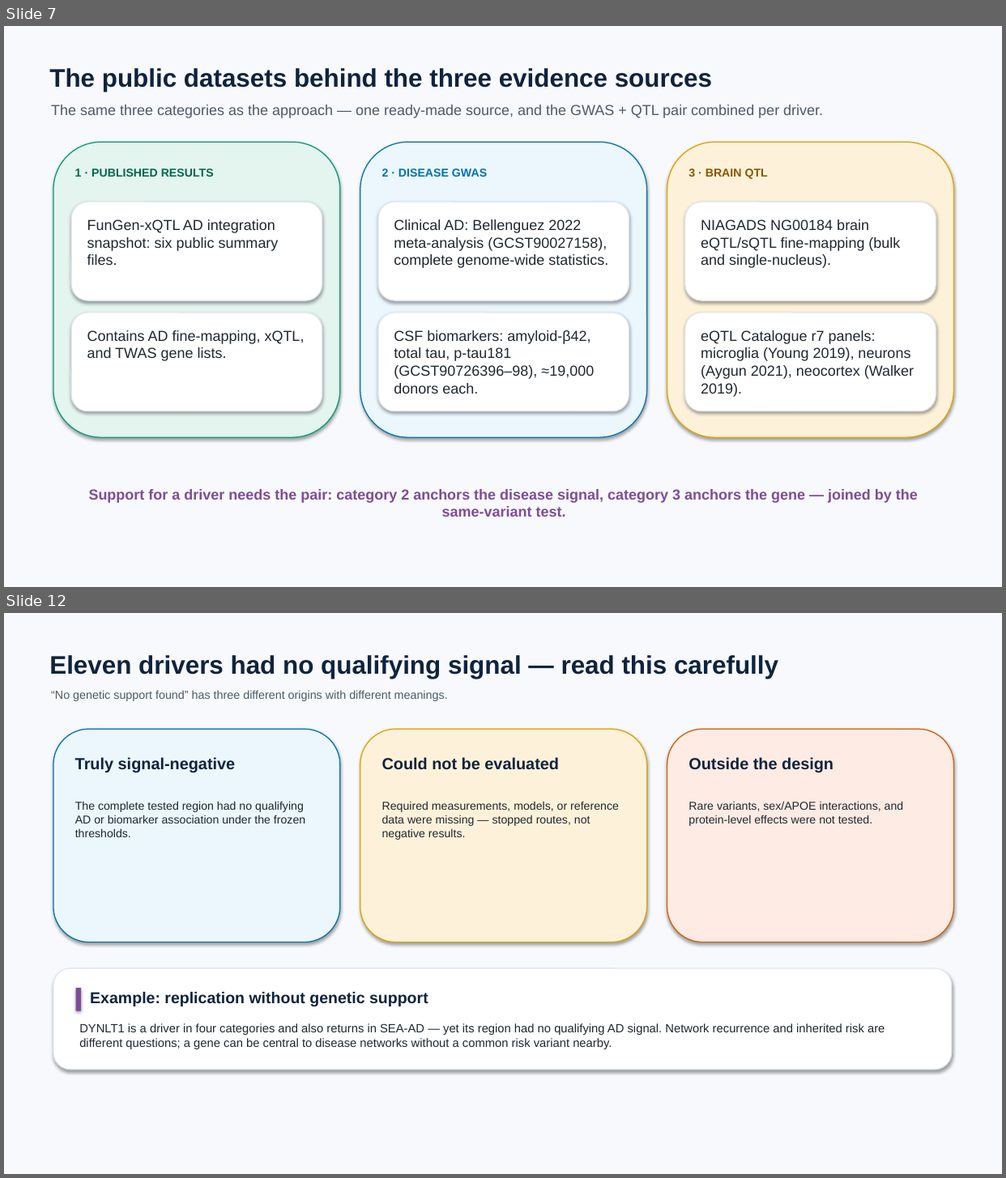
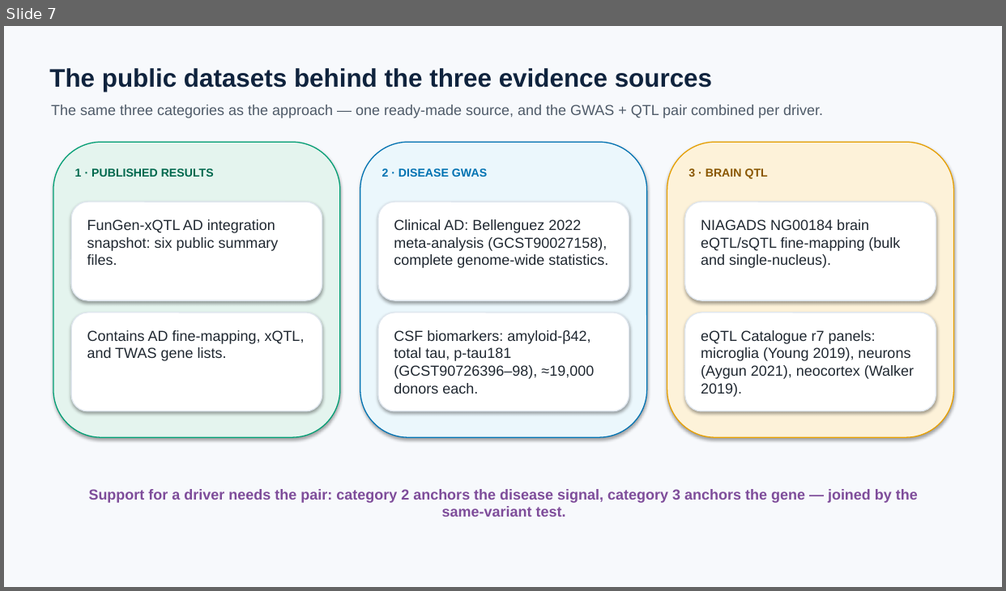
Before and after one commit to ericzhuang2010/alzheimer, a slide deck: docs/presentations/human_genetic_support_for_key_drivers_simple_aggr_08292026.pptx. Shown one above the other, each under a label of ours: slides 7 and 12 before the commit, slide 7 after it; the slides between them are not shown. The pictures are 1006x1178 and 1006x591 pixels, drawn with LibreOffice and Linux fonts; fonts in the diff are those of the drawing. Boxes give left, top, right and bottom in pixels: in the first picture for what was removed or moved away, otherwise in the second. Text is boxed around its words. In the diff, an @@ line names an element or a change of style, - is before the commit and + after.

Commit message:
updated genetic support slides

```diff
--- a/docs/presentations/human_genetic_support_for_key_drivers_simple_aggr_08292026.pptx
+++ b/docs/presentations/human_genetic_support_for_key_drivers_simple_aggr_08292026.pptx
@@ slide 12 removed at bbox=[4, 613, 1002, 1174], background #F7F9FC @@
@@ text removed at bbox=[49, 655, 778, 679] @@
-Eleven drivers had no qualifying signal — read this carefully
@@ text removed at bbox=[51, 690, 448, 701] @@
-“No genetic support found” has three different origins with different meanings.
@@ rounded rectangle removed at bbox=[53, 729, 340, 943] @@
@@ rounded rectangle removed at bbox=[360, 729, 647, 943] @@
@@ rounded rectangle removed at bbox=[667, 729, 954, 943] @@
@@ text removed at bbox=[75, 757, 236, 773] @@
-Truly signal-negative
@@ text removed at bbox=[382, 757, 559, 770] @@
-Could not be evaluated
@@ text removed at bbox=[688, 757, 833, 773] @@
-Outside the design
@@ text removed at bbox=[75, 801, 305, 837] @@
-The complete tested region had no qualifying AD or biomarker association under the frozen thresholds.
@@ text removed at bbox=[382, 801, 619, 840] @@
-Required measurements, models, or reference data were missing — stopped routes, not negative results.
@@ text removed at bbox=[688, 801, 904, 826] @@
-Rare variants, sex/APOE interactions, and protein-level effects were not tested.
@@ rounded rectangle removed at bbox=[53, 969, 952, 1070] @@
@@ rectangle removed at bbox=[76, 988, 81, 1012] @@
@@ text removed at bbox=[90, 992, 428, 1007] @@
-Example: replication without genetic support
@@ text removed at bbox=[79, 1024, 884, 1050] @@
-DYNLT1 is a driver in four categories and also returns in SEA-AD — yet its region had no qualifying AD signal. Network recurrence and inherited risk are different questions; a gene can be central to disease networks without a common risk variant nearby.
```
Also in this commit, not shown: 4 slides changed, 7 slides added, 4 other slides removed, 2 other files.
